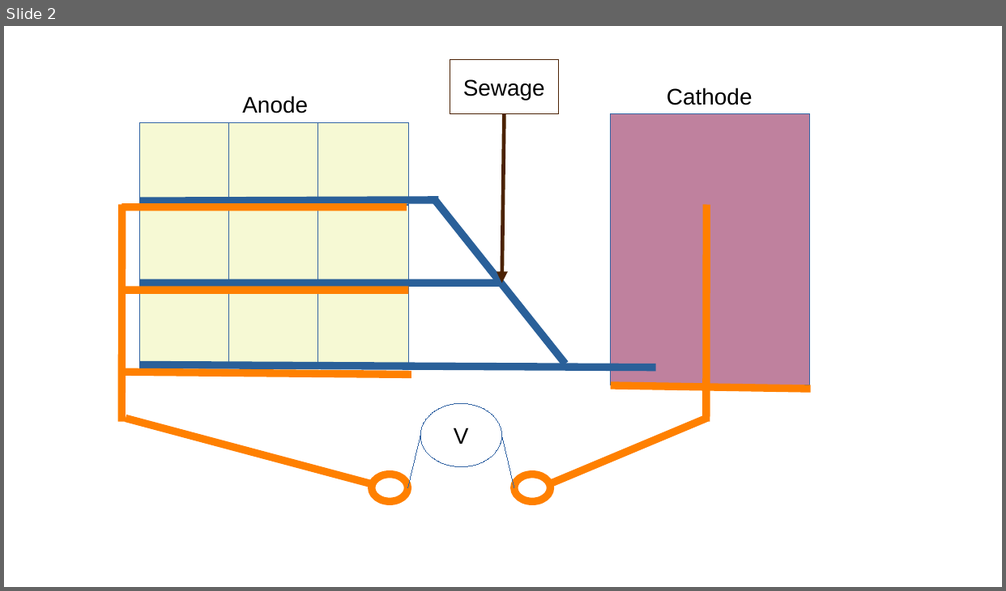
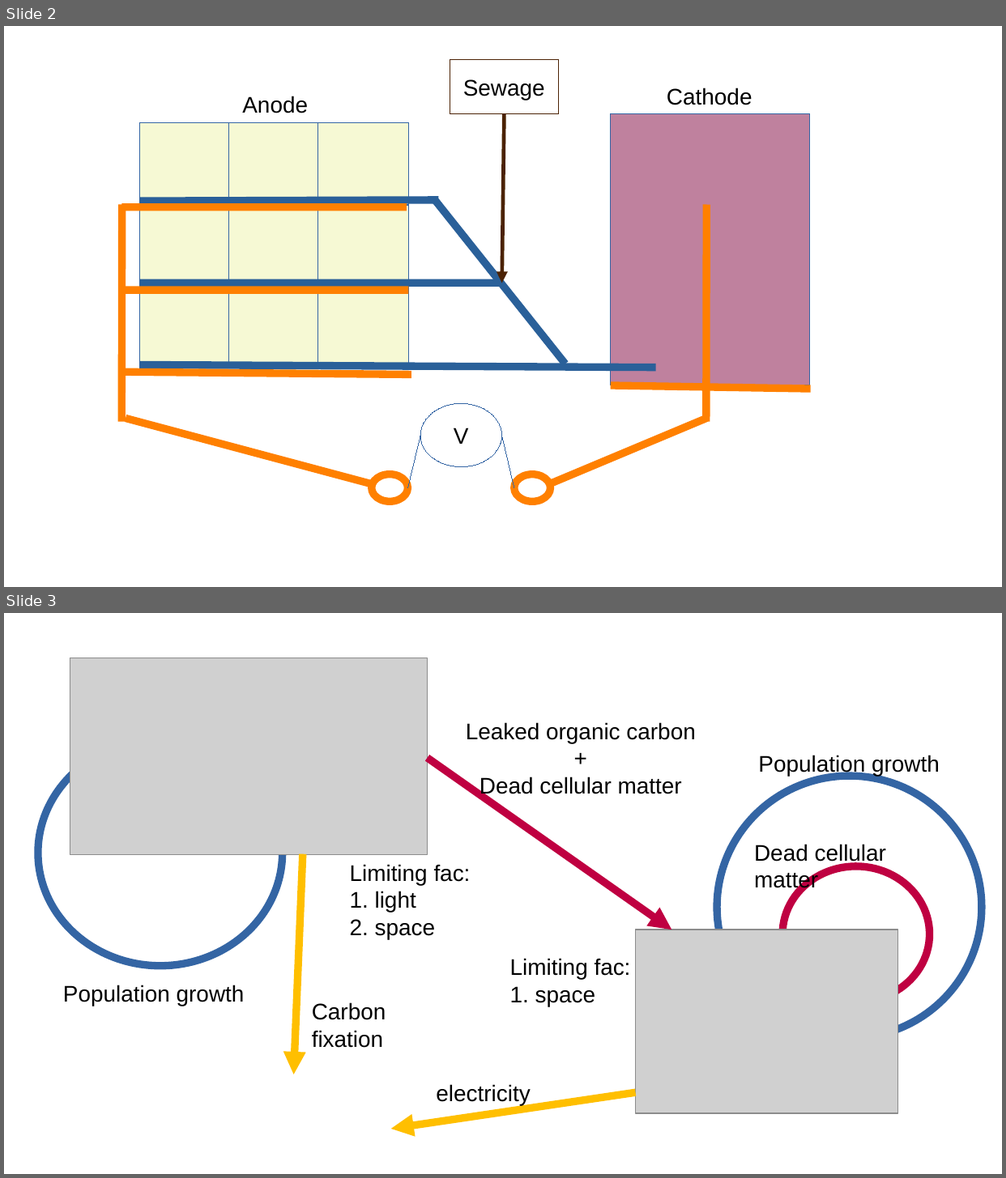
Before and after one commit to ph-u/PhyBac_C-Capture, a slide deck: sandbox/diagrams.odp. Shown one above the other, each under a label of ours: slide 2 before the commit, slides 2 and 3 after it. The pictures are 1006x591 and 1006x1178 pixels, drawn with LibreOffice and Linux fonts; fonts in the diff are those of the drawing; grey boxes stand for pictures. Boxes give left, top, right and bottom in pixels: in the first picture for what was removed or moved away, otherwise in the second. Text is boxed around its words. In the diff, an @@ line names an element or a change of style, - is before the commit and + after.

```diff
--- a/sandbox/diagrams.odp
+++ b/sandbox/diagrams.odp
@@ slide 3 added at (x1=4, y1=613, x2=1002, y2=1174), background #FFFFFF @@
@@ picture added at (x1=70, y1=658, x2=427, y2=854) @@
@@ text added at (x1=466, y1=722, x2=695, y2=798), 18 pt, text #000000 @@
+Leaked organic carbon
++
+Dead cellular matter
@@ ellipse added at (x1=38, y1=740, x2=283, y2=966), outline #3465A4 6.01 pt @@
@@ arrow added from (428, 758) to (672, 930), #BF0041 6.01 pt @@
@@ text added at (x1=758, y1=755, x2=940, y2=776), 18 pt, text #000000 @@
+Population growth
@@ ellipse added at (x1=718, y1=776, x2=982, y2=1038), outline #3465A4 6.01 pt @@
@@ arrow added from (303, 854) to (294, 1075), #FFBF00 6.01 pt @@
@@ text added at (x1=754, y1=844, x2=886, y2=892), 18 pt, text #000000 @@
+Dead cellular matter
@@ text added at (x1=350, y1=864, x2=471, y2=939), 18 pt, text #000000 @@
+Limiting fac:
+1. light
+2. space
@@ ellipse added at (x1=782, y1=867, x2=930, y2=1003), outline #BF0041 6.01 pt @@
@@ picture added at (x1=636, y1=930, x2=899, y2=1114) @@
@@ text added at (x1=510, y1=958, x2=631, y2=1007), 18 pt, text #000000 @@
+Limiting fac:
+1. space
@@ text added at (x1=63, y1=985, x2=245, y2=1006), 18 pt, text #000000 @@
+Population growth
@@ text added at (x1=312, y1=1003, x2=386, y2=1048), 18 pt, text #000000 @@
+Carbon
+fixation
@@ arrow added from (636, 1093) to (391, 1129), #FFBF00 6.01 pt @@
@@ text added at (x1=436, y1=1084, x2=530, y2=1105), 18 pt, text #000000 @@
+electricity
```
Also in this commit, not shown: 2 other files.
